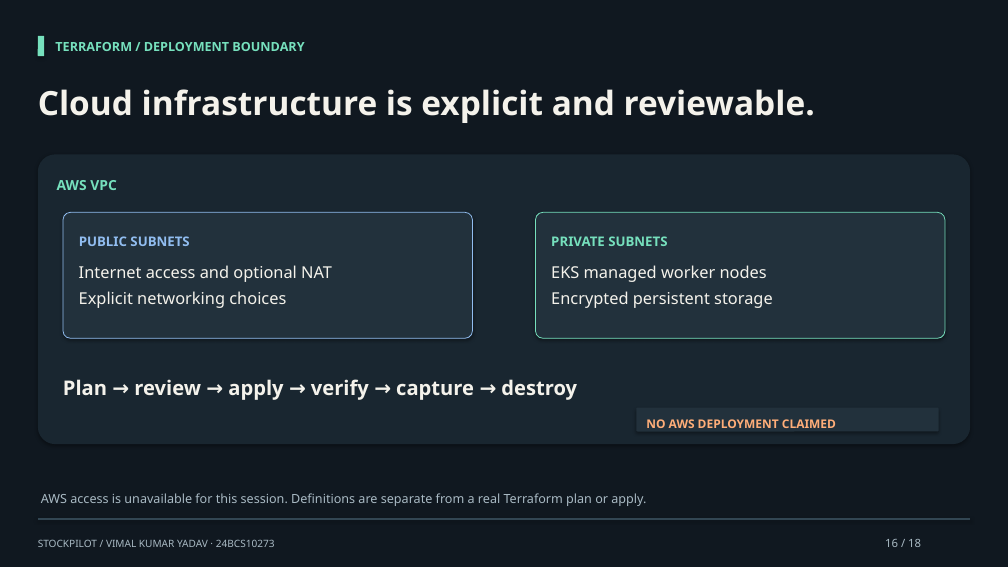
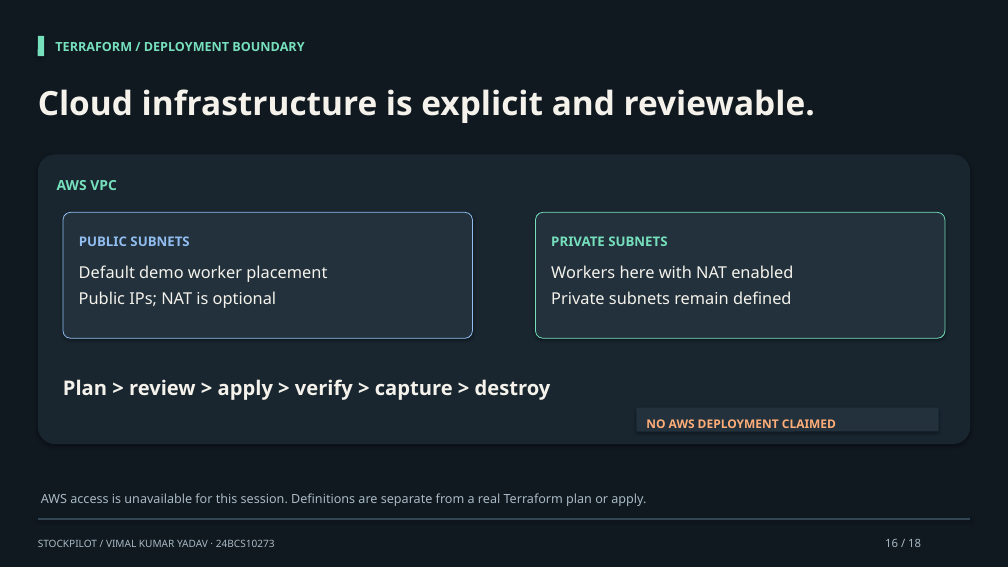
Before and after one commit to vimalyad/stockpilot-devops-capstone, a slide deck: slide 16 of docs/presentation/StockPilot-Capstone.pptx. Drawn at 1008x567 pixels with LibreOffice and Linux fonts; fonts in the diff are those of the drawing. Boxes give left, top, right and bottom in pixels: in the first picture for what was removed or moved away, otherwise in the second. Text is boxed around its words. In the diff, an @@ line names an element or a change of style, - is before the commit and + after.

```diff
--- a/docs/presentation/StockPilot-Capstone.pptx
+++ b/docs/presentation/StockPilot-Capstone.pptx
@@ text at (x1=79, y1=265, x2=327, y2=308): text changed @@
-Internet access and optional NAT
-Explicit networking choices
+Default demo worker placement
+Public IPs; NAT is optional
@@ text at (x1=551, y1=265, x2=793, y2=304): text changed @@
-EKS managed worker nodes
-Encrypted persistent storage
+Workers here with NAT enabled
+Private subnets remain defined
@@ text at (x1=63, y1=379, x2=551, y2=400): text changed @@
-Plan → review → apply → verify → capture → destroy
+Plan > review > apply > verify > capture > destroy
```
Also in this commit, not shown: 6 other slides changed, 19 other files.
